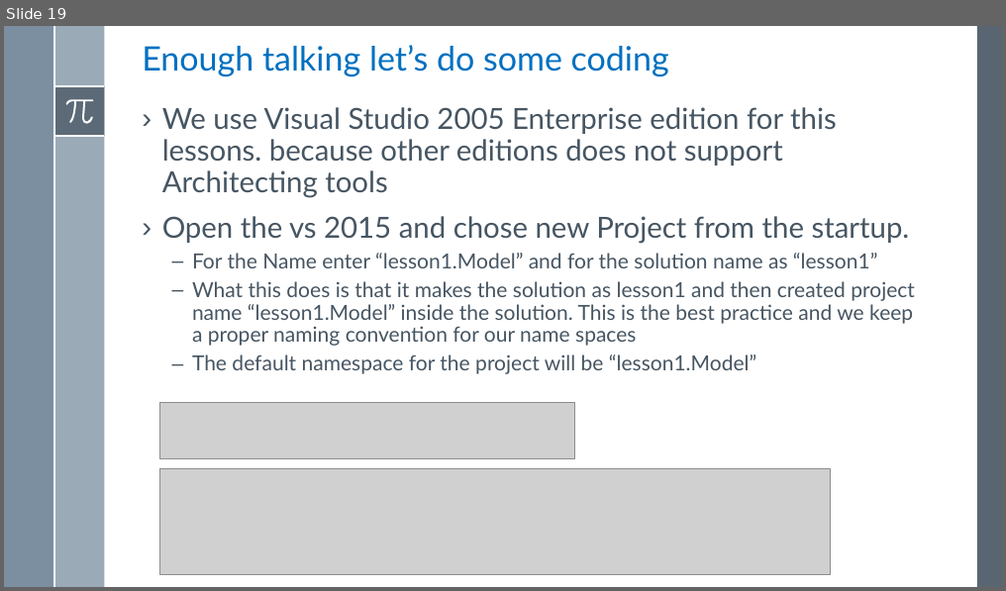
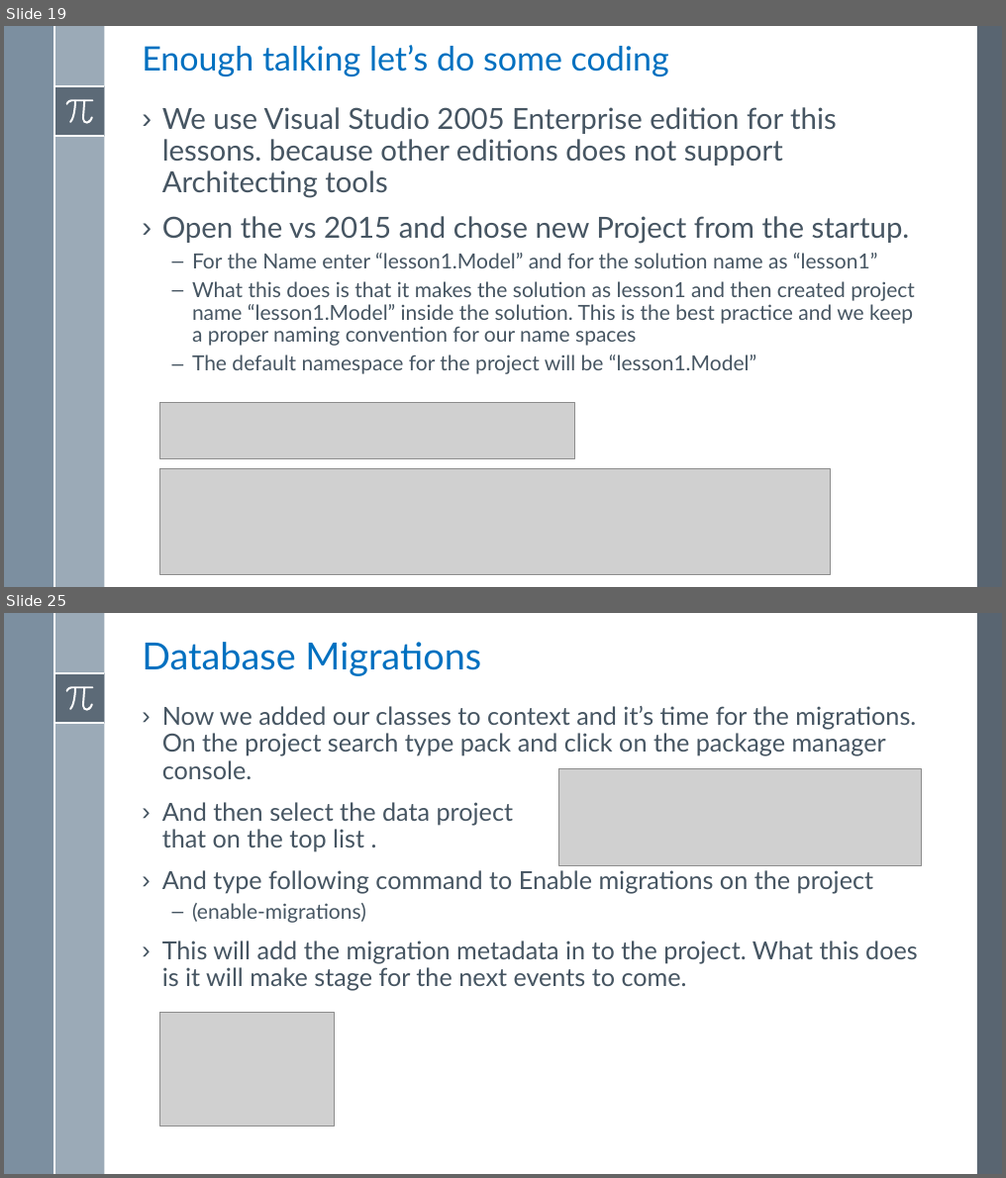
Before and after one commit to asachanxxx/WebApiTraning, a slide deck: Notes/Lesson 1/Lesson 1 - Implement First Bound Context Using Entity Framework.pptx. Shown one above the other, each under a label of ours: slide 19 before the commit, slides 19 and 25 after it; the slides between them are not shown. The pictures are 1006x591 and 1006x1178 pixels, drawn with LibreOffice and Linux fonts; fonts in the diff are those of the drawing; grey boxes stand for pictures. Boxes give left, top, right and bottom in pixels: in the first picture for what was removed or moved away, otherwise in the second. Text is boxed around its words. In the diff, an @@ line names an element or a change of style, - is before the commit and + after.

```diff
--- a/Notes/Lesson 1/Lesson 1 - Implement First Bound Context Using Entity Framework.pptx
+++ b/Notes/Lesson 1/Lesson 1 - Implement First Bound Context Using Entity Framework.pptx
@@ slide 25 added at box(4, 613, 1002, 1174), background #FFFFFF; not listed: 8 template elements that a slide beside it also shows @@
@@ title added at box(142, 642, 481, 676), 36 pt, text #0070C0 @@
+Database Migrations
@@ text added at box(162, 706, 918, 990), 24 pt, text #465562 @@
+› Now we added our classes to context and it’s time for the migrations. On the project search type pack and click on the package manager console.
+› And then select the data project
+  that on the top list .
+› And type following command to Enable migrations on the project
+  – (enable-migrations)
+› This will add the migration metadata in to the project. What this does is it will make stage for the next events to come.
@@ picture added at box(558, 768, 921, 866) @@
@@ picture added at box(159, 1012, 334, 1126) @@
```
Also in this commit, not shown: 9 other slides added, 2 slides removed, 3 other files.
